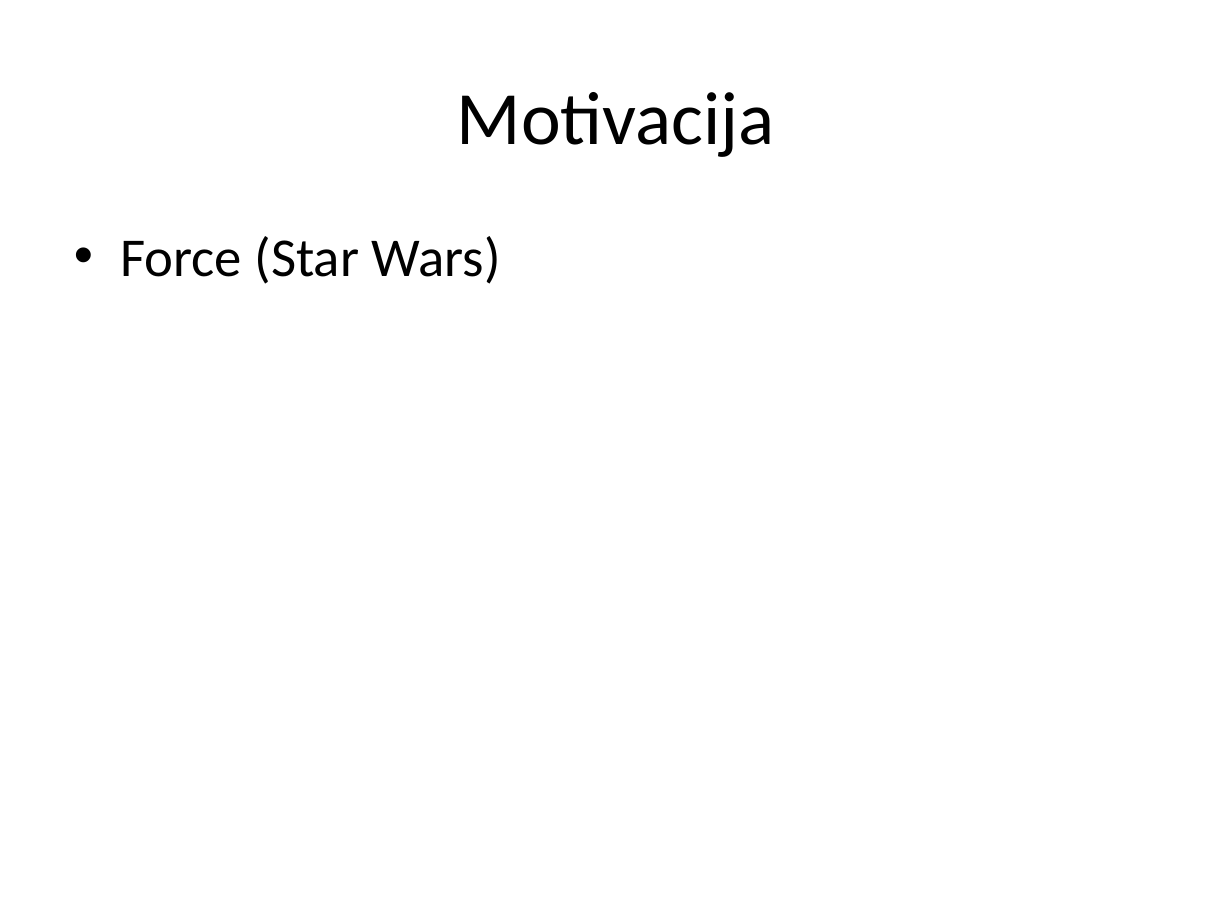
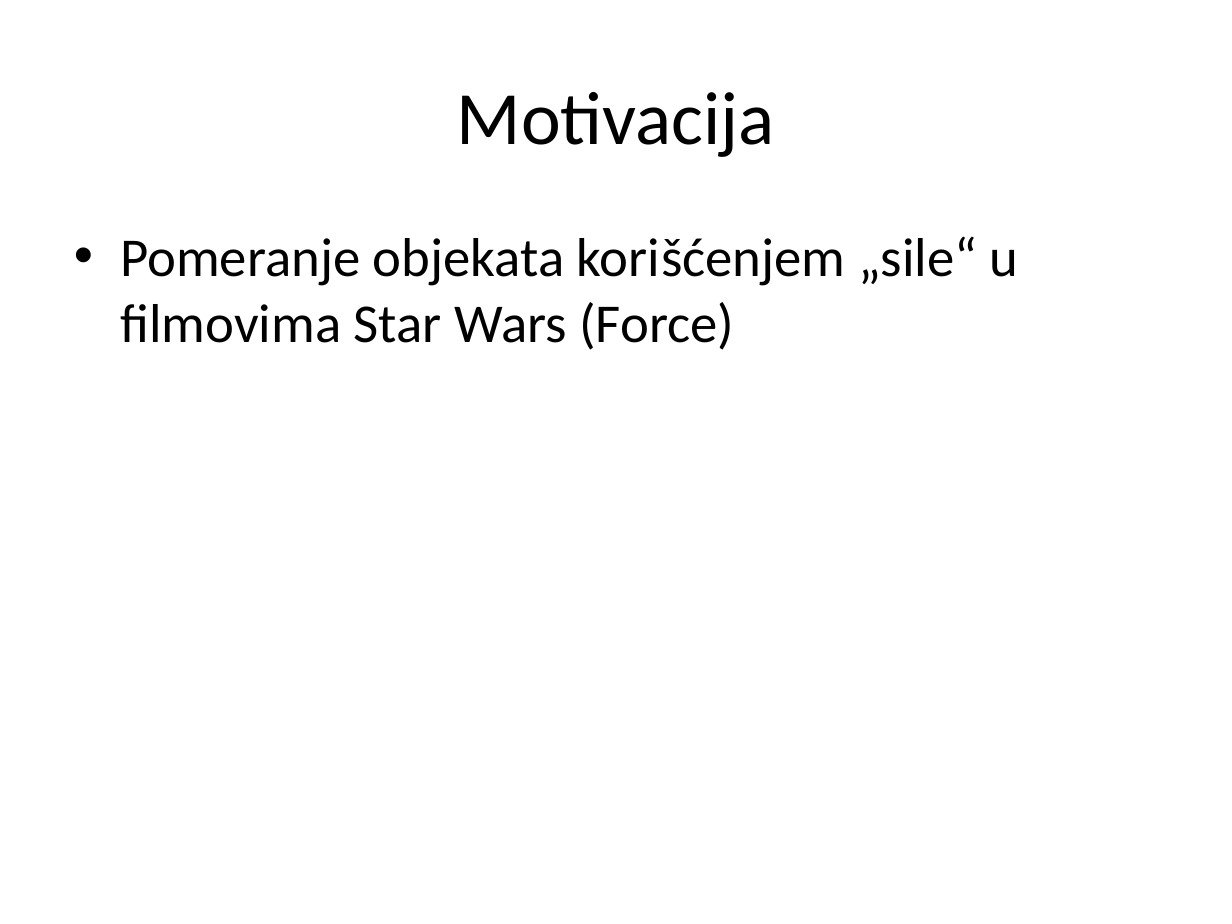
Before and after one commit to cLaki/UseTheForce, a slide deck: slide 5 of prezentacija.pptx (slide 6 before the commit). Drawn at 1232x924 pixels with LibreOffice and Linux fonts; fonts in the diff are those of the drawing. Boxes give left, top, right and bottom in pixels: in the first picture for what was removed or moved away, otherwise in the second. Text is boxed around its words. In the diff, an @@ line names an element or a change of style, - is before the commit and + after.

```diff
--- a/prezentacija.pptx
+++ b/prezentacija.pptx
@@ text at (120, 236, 1018, 350): text changed @@
-• Force (Star Wars)
+• Pomeranje objekata korišćenjem „sile“ u filmovima Star Wars (Force)
```
Also in this commit, not shown: 1 other slide changed, 1 slide removed.
